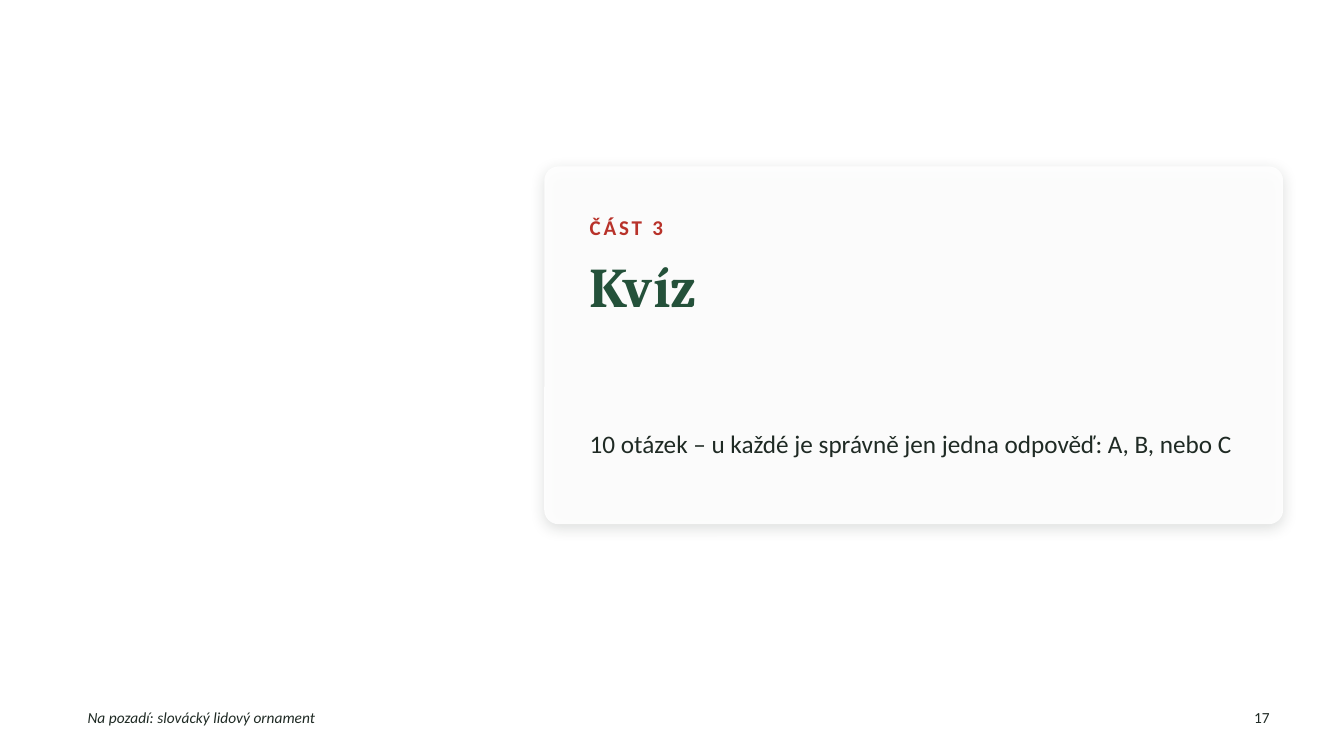
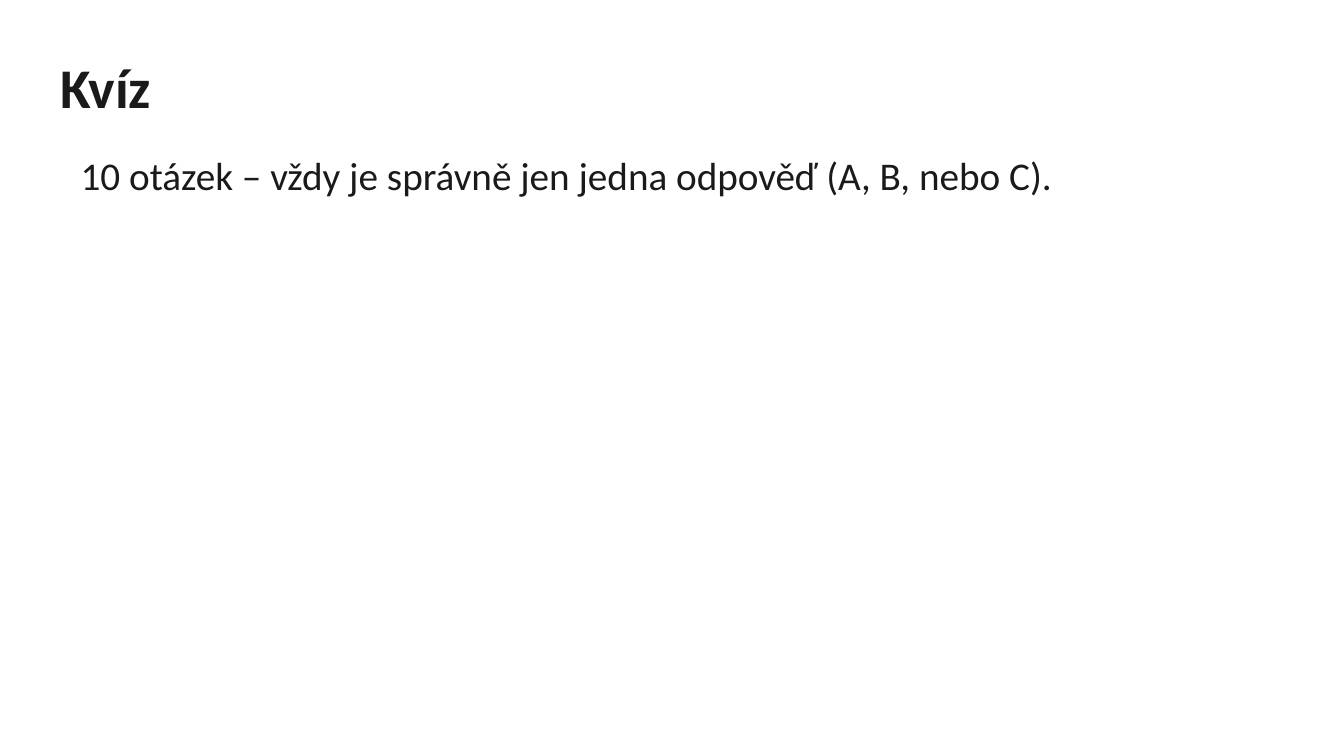
Before and after one commit to martinekst/study, a slide deck: slide 17 of zlinsky-kraj/Zlinsky_kraj.pptx. Drawn at 1344x756 pixels with LibreOffice and Linux fonts; fonts in the diff are those of the drawing; background and template pictures are left out. Boxes give left, top, right and bottom in pixels: in the first picture for what was removed or moved away, otherwise in the second. Text is boxed around its words. In the diff, an @@ line names an element or a change of style, - is before the commit and + after.

```diff
--- a/zlinsky-kraj/Zlinsky_kraj.pptx
+++ b/zlinsky-kraj/Zlinsky_kraj.pptx
@@ title "Kvíz": place and size @@
-title "Kvíz" at box(590, 267, 697, 307)
+title "Kvíz" at box(60, 69, 151, 108)
@@ title "Kvíz" at box(60, 69, 151, 108): font Cambria to Calibri, text colour #24513A to #1A1A1A; vertical alignment top to middle @@
@@ text at box(81, 161, 1052, 197): text changed; size 18 to 28 pt; text colour #1F2A24 to #1A1A1A @@
-10 otázek – u každé je správně jen jedna odpověď: A, B, nebo C
+10 otázek – vždy je správně jen jedna odpověď (A, B, nebo C).
@@ rounded rectangle removed at box(544, 166, 1284, 524) @@
@@ text removed at box(590, 217, 663, 235) @@
-ČÁST 3
@@ text removed at box(88, 712, 316, 726) @@
-Na pozadí: slovácký lidový ornament
@@ rectangle removed at box(1238, 701, 1287, 735) @@
@@ page number removed at box(1254, 713, 1270, 723) @@
-17
```
Also in this commit, not shown: 25 other slides changed, 2 slides added, 2 slides removed.
